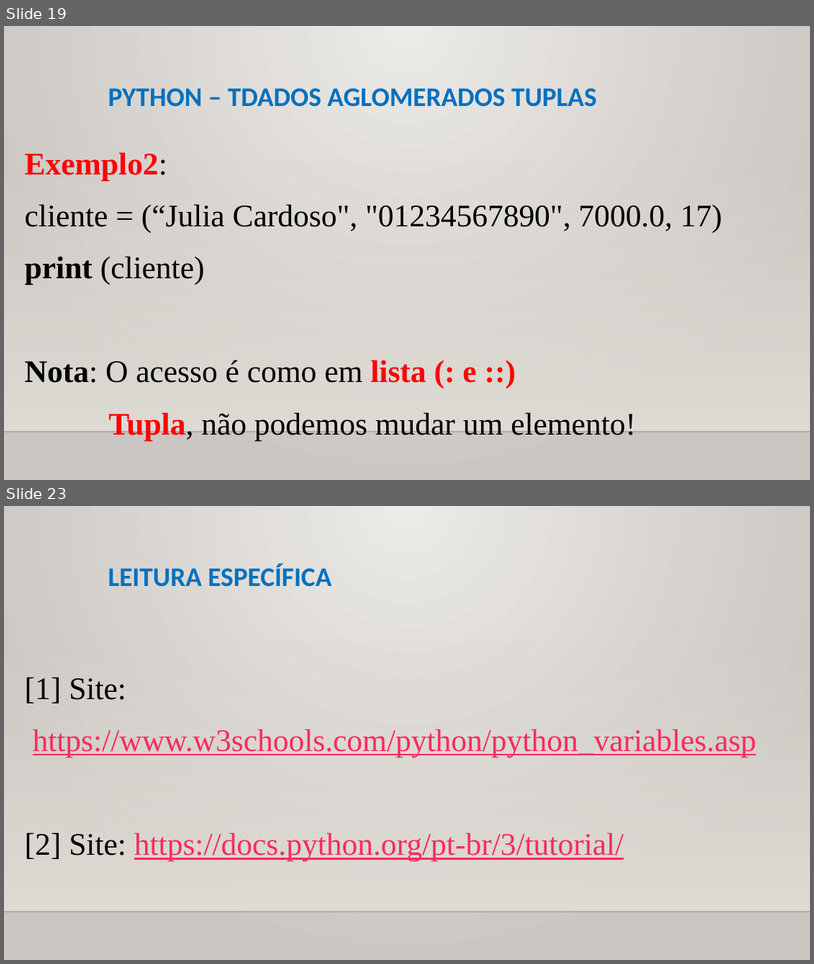
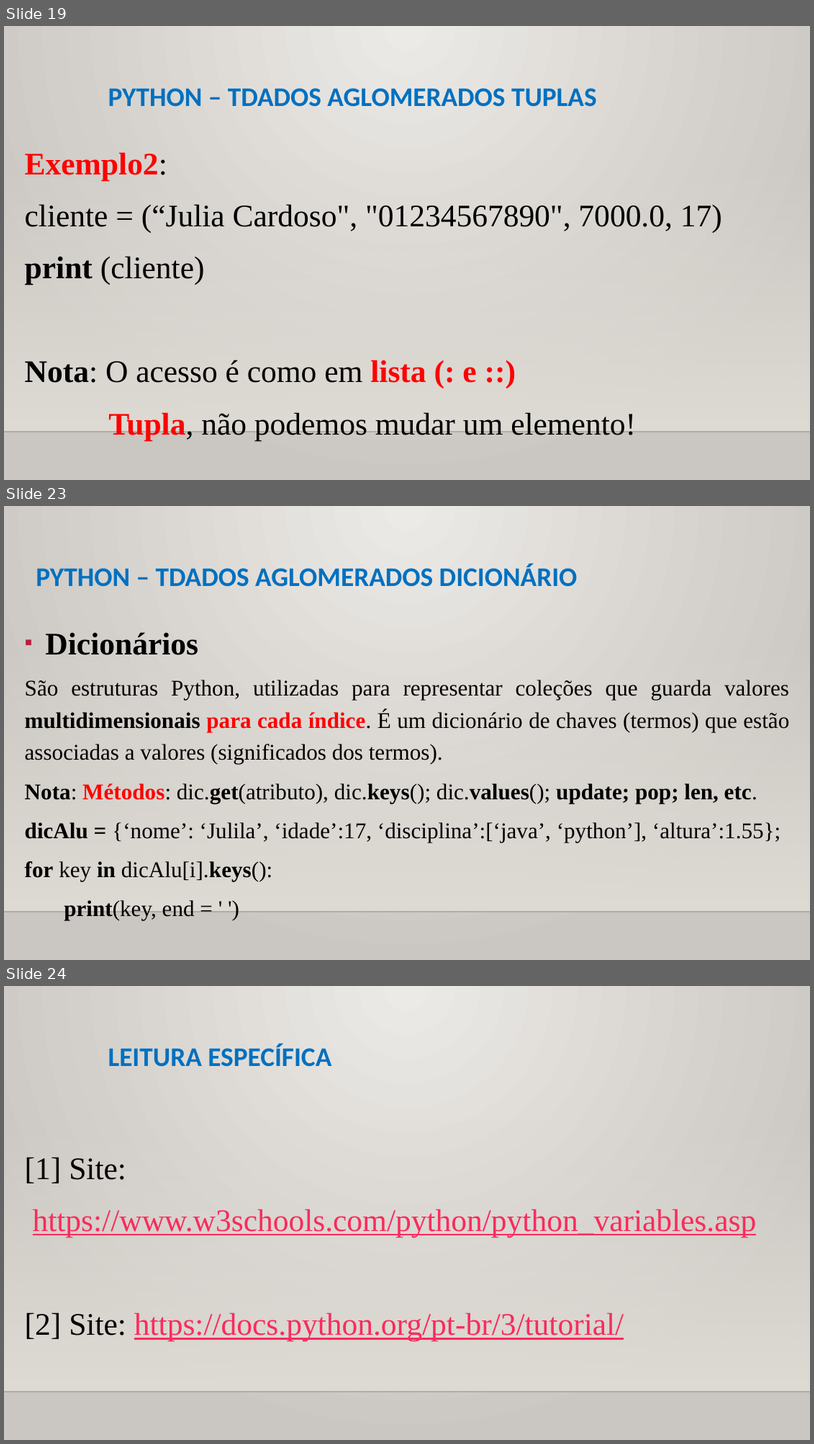
Before and after one commit to CloudEducationBrazil/WydenUniRuyPythonRAD, a slide deck: 01 Classes/Aula 07 RAD Python - Tipos de Dados Aglomerados.pptx. Shown one above the other, each under a label of ours: slides 19 and 23 before the commit, slides 19, 23 and 24 after it; the slides between them are not shown. The pictures are 814x964 and 814x1444 pixels, drawn with LibreOffice and Linux fonts; fonts in the diff are those of the drawing; background and template pictures are left out. Boxes give left, top, right and bottom in pixels: in the first picture for what was removed or moved away, otherwise in the second. Text is boxed around its words. In the diff, an @@ line names an element or a change of style, - is before the commit and + after.

```diff
--- a/01 Classes/Aula 07 RAD Python - Tipos de Dados Aglomerados.pptx
+++ b/01 Classes/Aula 07 RAD Python - Tipos de Dados Aglomerados.pptx
@@ slide 23 added at (x1=4, y1=506, x2=810, y2=960), background picture (left out); not listed: 2 template elements that a slide beside it also shows @@
@@ title added at (x1=36, y1=564, x2=578, y2=587), 24 pt, text #0070C0, bold @@
+PYTHON – TDADOS AGLOMERADOS DICIONÁRIO
@@ text added at (x1=25, y1=632, x2=790, y2=920), 20 pt, text #000000 @@
+▪ Dicionários
+São estruturas Python, utilizadas para representar coleções que guarda valores multidimensionais para cada índice. É um dicionário de chaves (termos) que estão associadas a valores (significados dos termos).
+Nota: Métodos: dic.get(atributo), dic.keys(); dic.values(); update; pop; len, etc.
+dicAlu = {‘nome’: ‘Julila’, ‘idade’:17, ‘disciplina’:[‘java’, ‘python’], ‘altura’:1.55};
+for key in dicAlu[i].keys():
+print(key, end = ' ')
@@ what was slide 23 is now slide 24 @@
```
Also in this commit, not shown: 7 slides changed, 2 other files.
